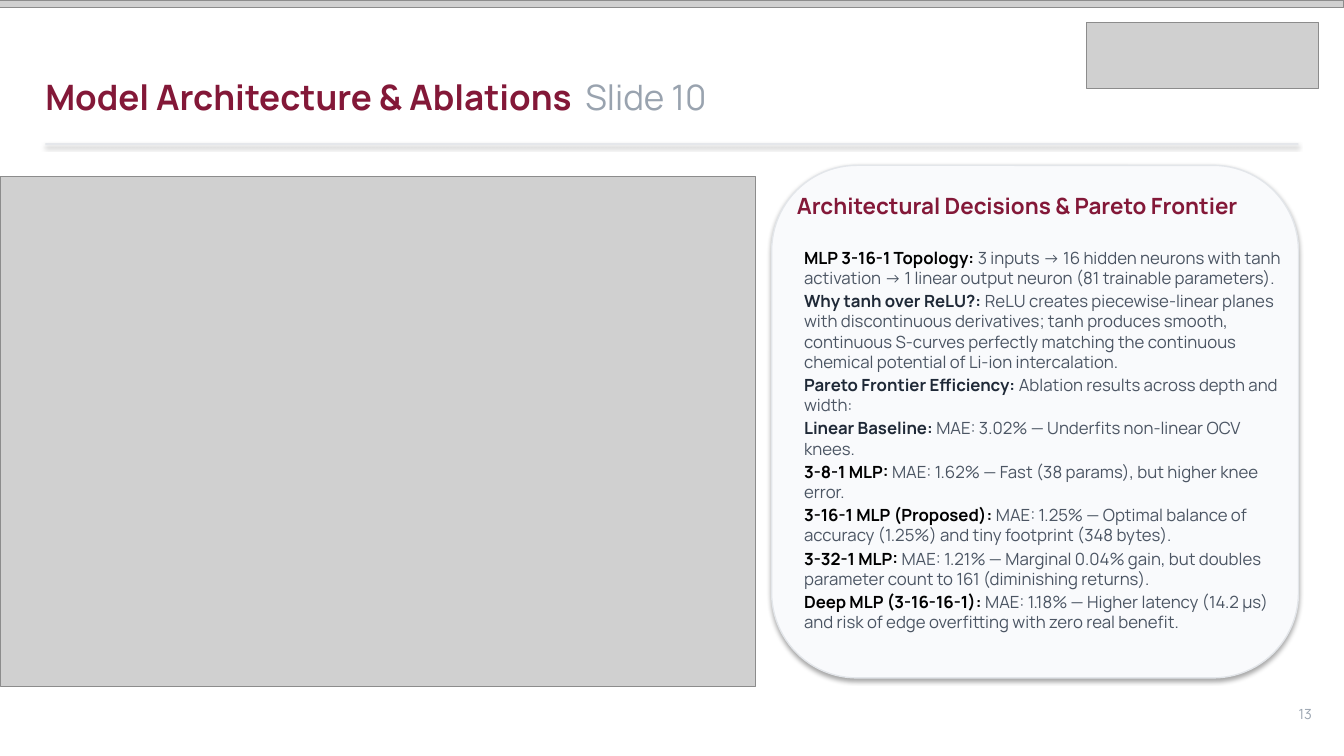
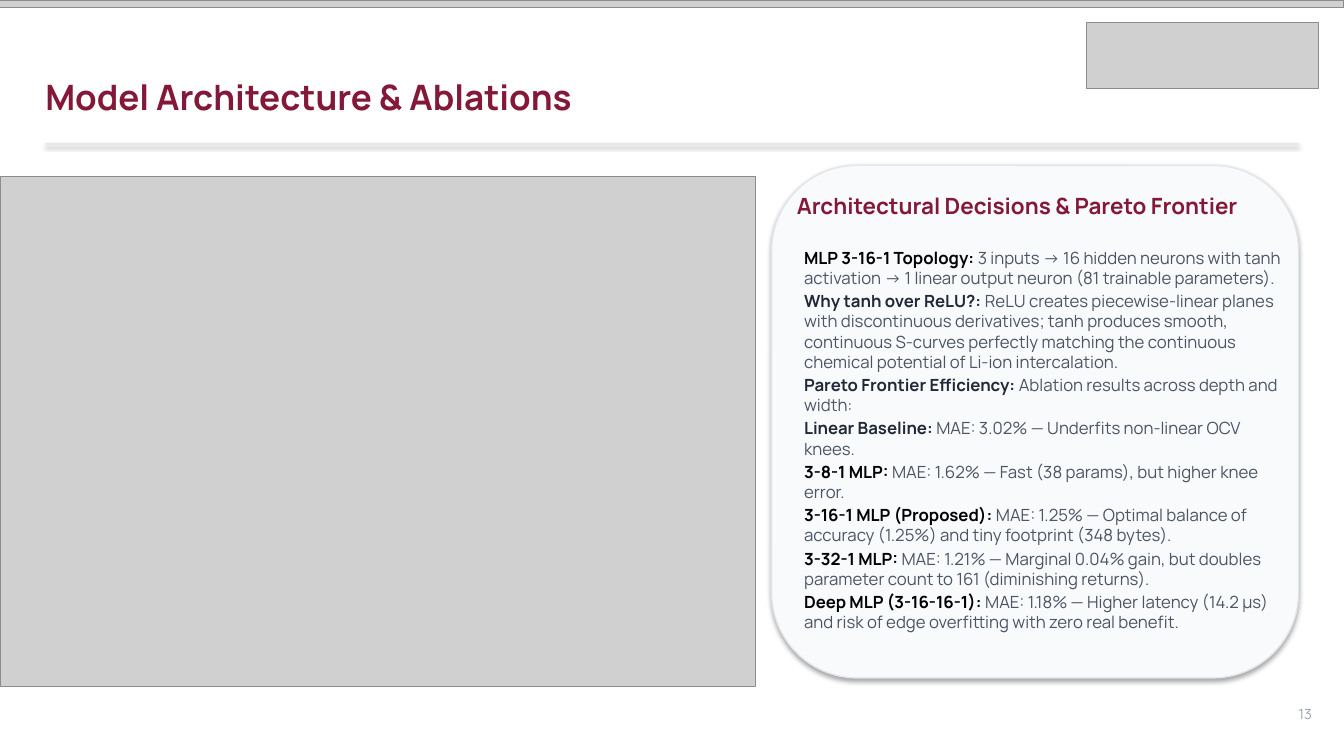
Before and after one commit to Imagiyy/Digital-Twin--ML-Based-Battery-SOC-Estimation, a slide deck: slide 13 of Amrita_SOC_Digital_Twin_Presentation_Final.pptx. Drawn at 1344x756 pixels with LibreOffice and Linux fonts; fonts in the diff are those of the drawing; grey boxes stand for pictures. Boxes give left, top, right and bottom in pixels: in the first picture for what was removed or moved away, otherwise in the second. Text is boxed around its words. In the diff, an @@ line names an element or a change of style, - is before the commit and + after.

```diff
--- a/Amrita_SOC_Digital_Twin_Presentation_Final.pptx
+++ b/Amrita_SOC_Digital_Twin_Presentation_Final.pptx
@@ text at [45,84,571,111]: text changed @@
-Model Architecture & Ablations Slide 10
+Model Architecture & Ablations
```
Also in this commit, not shown: 19 other slides changed, 3 other files.
